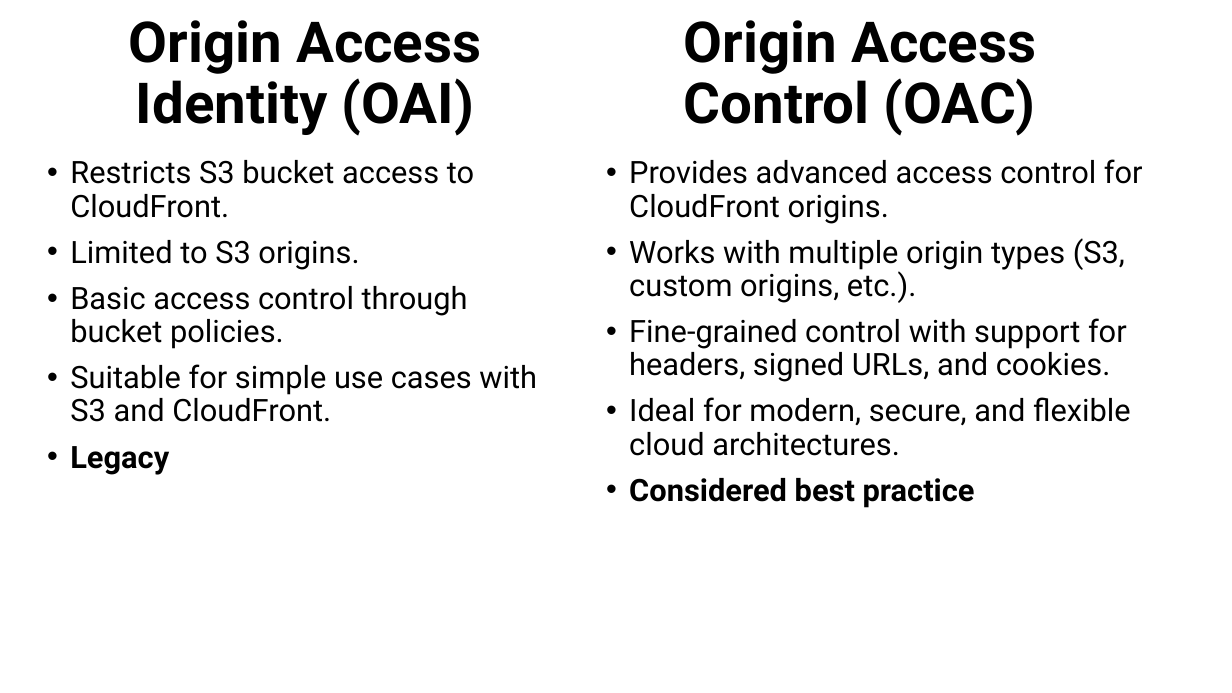
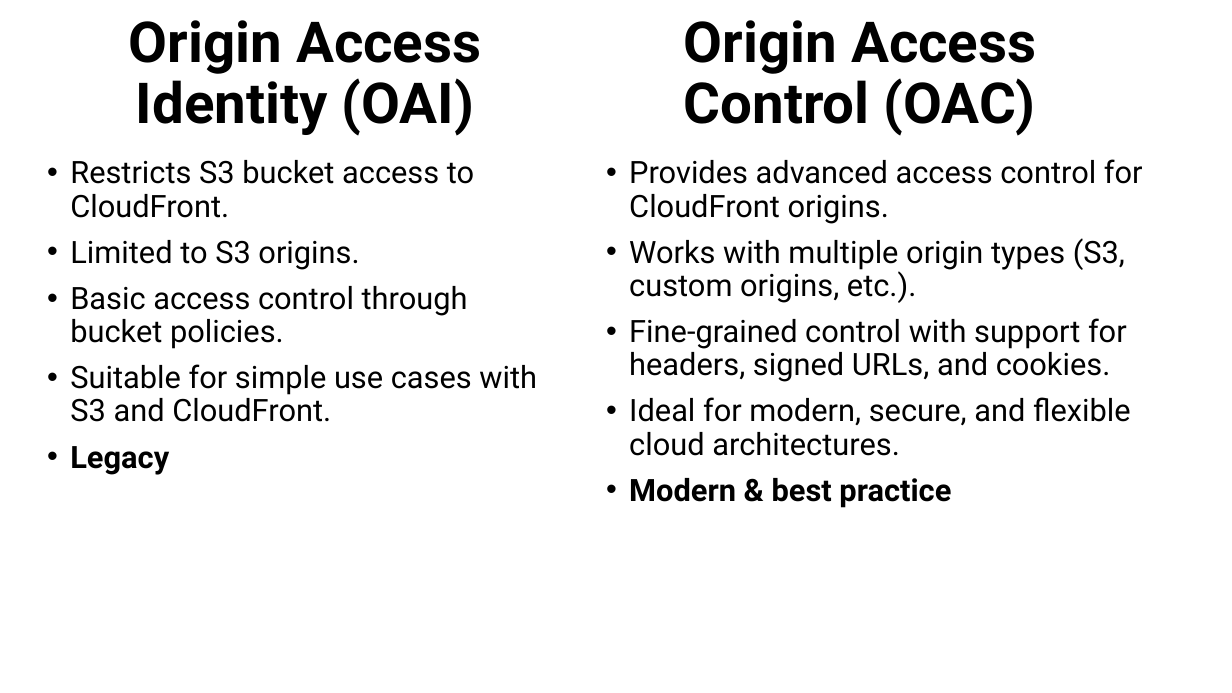
Before and after one commit to Cloudmancermedia/cdk-spa-deployment-oac, a slide deck: slide 1 of docs/OAC_vs_OAI.pptx. Drawn at 1232x693 pixels with LibreOffice and Linux fonts; fonts in the diff are those of the drawing. Boxes give left, top, right and bottom in pixels: in the first picture for what was removed or moved away, otherwise in the second. Text is boxed around its words. In the diff, an @@ line names an element or a change of style, - is before the commit and + after.

Commit message:
updated PPTX

```diff
--- a/docs/OAC_vs_OAI.pptx
+++ b/docs/OAC_vs_OAI.pptx
@@ text at (629, 478, 951, 508): text changed @@
-• Considered best practice
+• Modern & best practice
```
Also in this commit, not shown: 3 other files.
